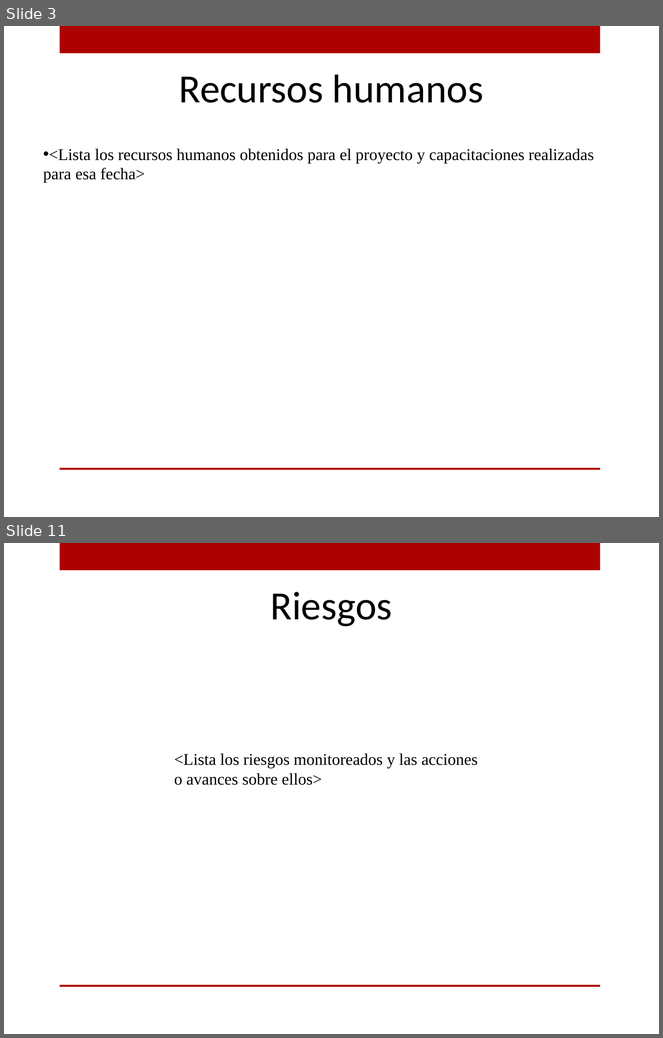
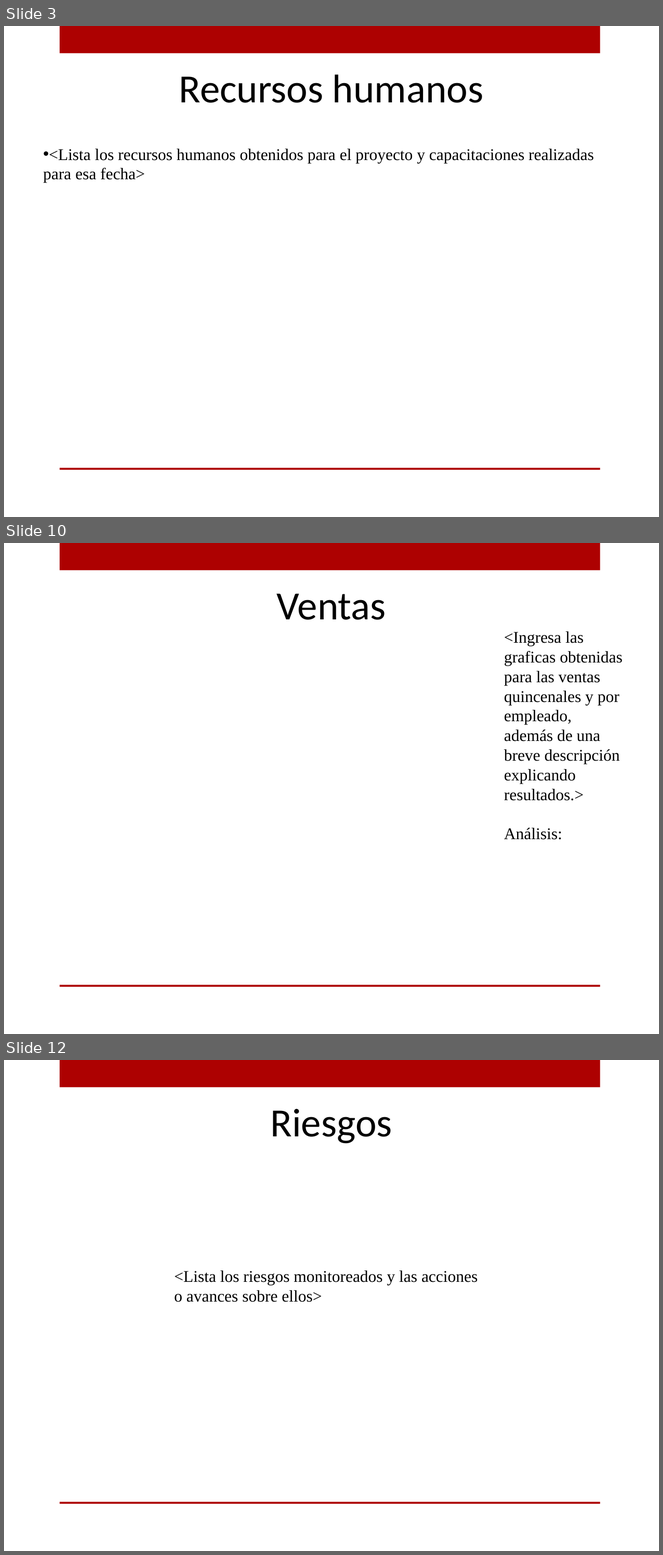
Before and after one commit to ricardo-novelasos/SOSQTP, a slide deck: Organización/Métricas y monitoreo/PTL_Reporte_monitoreo.pptx. Shown one above the other, each under a label of ours: slides 3 and 11 before the commit, slides 3, 10 and 12 after it; the slides between them are not shown. The pictures are 663x1038 and 663x1555 pixels, drawn with LibreOffice and Linux fonts; fonts in the diff are those of the drawing; background and template pictures are left out. Boxes give left, top, right and bottom in pixels: in the first picture for what was removed or moved away, otherwise in the second. Text is boxed around its words. In the diff, an @@ line names an element or a change of style, - is before the commit and + after.

```diff
--- a/Organización/Métricas y monitoreo/PTL_Reporte_monitoreo.pptx
+++ b/Organización/Métricas y monitoreo/PTL_Reporte_monitoreo.pptx
@@ slide 10 added at bbox=[4, 543, 659, 1034], background picture (left out); not listed: 2 template elements that a slide beside it also shows @@
@@ text added at bbox=[277, 593, 386, 620], 44 pt, text #000000 @@
+Ventas
@@ text added at bbox=[504, 631, 623, 840], 18 pt, text #000000 @@
+<Ingresa las graficas obtenidas para las ventas quincenales y por empleado, además de una breve descripción explicando resultados.>
+Análisis:
@@ what was slide 11 is now slide 12 @@
```
Also in this commit, not shown: 7 slides changed, 1 slide removed.
